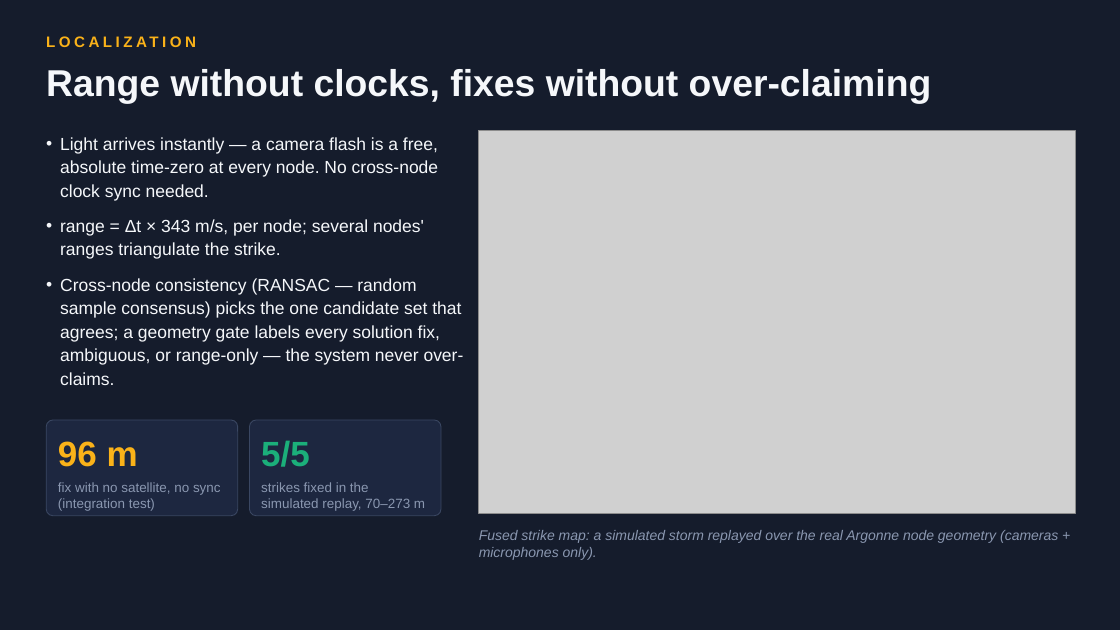
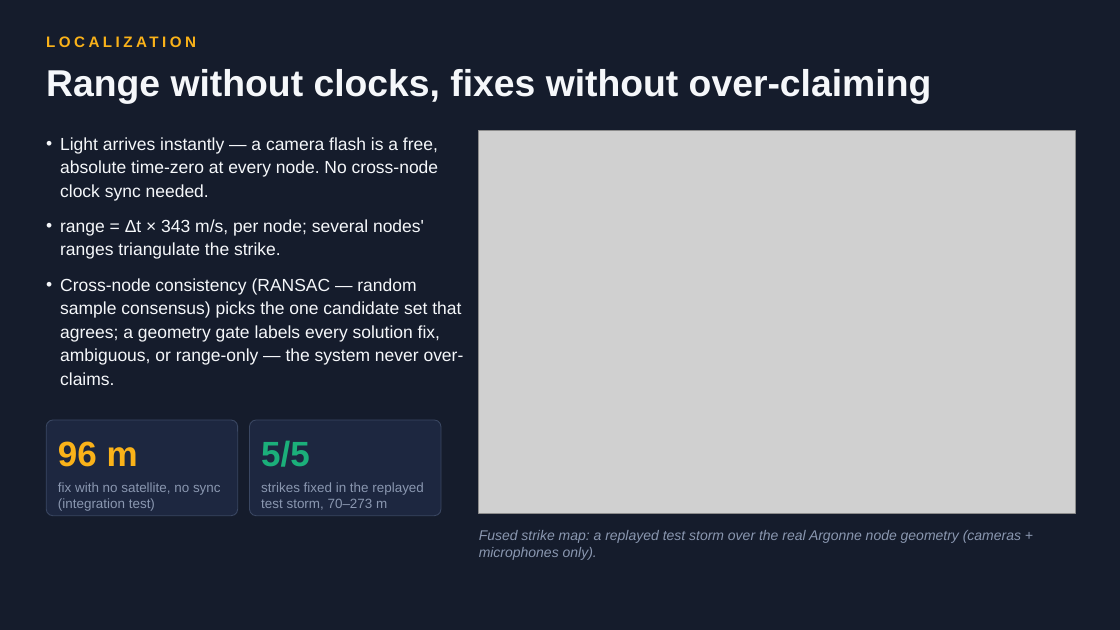
Before and after one commit to scwatson4/sage-summer-camp-2026, a slide deck: slide 5 of flashpoint/deck/FlashPoint-Camp-Results.pptx. Drawn at 1120x630 pixels with LibreOffice and Linux fonts; fonts in the diff are those of the drawing; grey boxes stand for pictures. Boxes give left, top, right and bottom in pixels: in the first picture for what was removed or moved away, otherwise in the second. Text is boxed around its words. In the diff, an @@ line names an element or a change of style, - is before the commit and + after.

```diff
--- a/flashpoint/deck/FlashPoint-Camp-Results.pptx
+++ b/flashpoint/deck/FlashPoint-Camp-Results.pptx
@@ text at (x1=261, y1=482, x2=424, y2=510): text changed @@
-strikes fixed in the simulated replay, 70–273 m
+strikes fixed in the replayed test storm, 70–273 m
@@ text at (x1=479, y1=530, x2=1021, y2=560): text changed @@
-Fused strike map: a simulated storm replayed over the real Argonne node geometry (cameras + microphones only).
+Fused strike map: a replayed test storm over the real Argonne node geometry (cameras + microphones only).
```
Also in this commit, not shown: 2 other slides changed, 6 other files.
